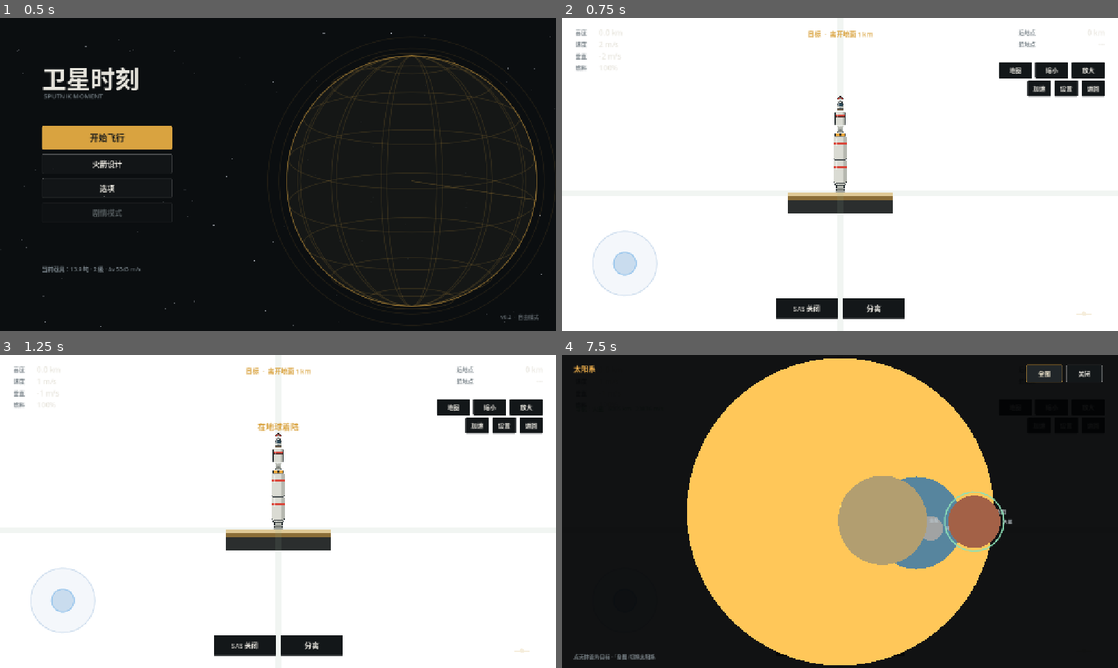
Above: before the commit, frames 1-4 (two rows, left to right).
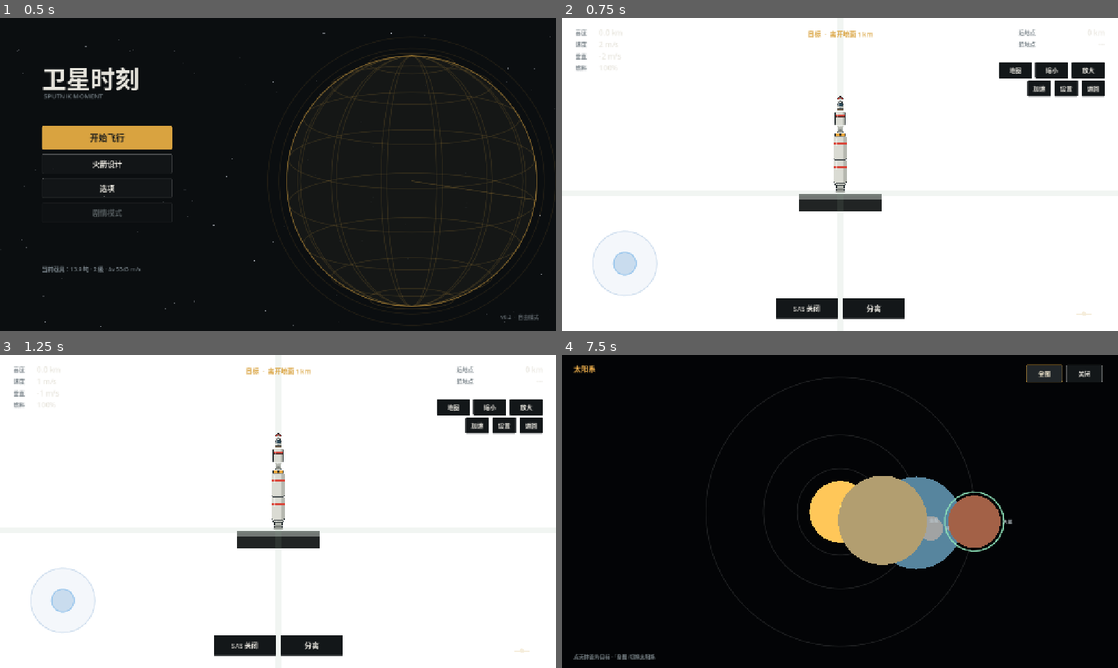
Above: after the commit, the same moments.

Repository: JeanWenzelCN/SputnikMoment
Game: Godot game, scene res://scenes/Main.tscn
The game is run twice, just before and just after one commit, with the same random seed, the same clock (stepped at 60 frames per second) and the same inputs.
Inputs:
- Up to frame 1 (0.5 s): no input
- Up to frame 2 (0.75 s): click "开始飞行" at 0.5 s
- Up to frame 3 (1.25 s): no input
- Up to frame 4 (7.5 s): click "地图" at 1.25 s; click "缩小" at 2 s; click "放大" at 2.75 s; click "SAS 关闭" at 3.5 s; click "分离" at 4.25 s; click "加速" at 5 s; click "设置" at 5.75 s; click "返回" at 6.5 s; click "全图" at 7.25 s

Frame 1 is identical in both runs. In frame 2, 0.7% of the frame differs, in the area x 40-60%, y 55-63%; in frame 3, 0.9%; in frame 4, 35%, in the area x 22-80%, y 1-100%.

Commit message:
修复白屏：行星着色器过曝+星空底色；太阳尺度重定；地图层级与状态提示

Diff:
--- a/scripts/data/solar.gd
+++ b/scripts/data/solar.gd
@@ -2,9 +2,8 @@
 ## 日心太阳系：太阳在原点，行星绕太阳，月球绕地球。带 SOI 参考系切换。
 
 const BODIES := [
-	{
-		"id": "sun", "name": "太阳", "parent": "",
-		"radius": 2000000.0, "g0": 274.0, "soi": 0.0, "atmo": 0.0,
+{"id": "sun", "name": "太阳", "parent": "",
+		"radius": 400000.0, "g0": 274.0, "soi": 0.0, "atmo": 0.0,
 		"orbit_r": 0.0, "orbit_period": 0.0,
 		"color": Color(1.0, 0.78, 0.35),
 	},
--- a/scripts/flight/flight_view.gd
+++ b/scripts/flight/flight_view.gd
@@ -45,7 +45,7 @@
 
 var objectives: Array = []
 var _orbit_timer := 0.0
-var _soi_timer := 0.0
+var status_timer := 0.0
 
 
 func _ready() -> void:
@@ -109,7 +109,7 @@
 
 	var stars := ColorRect.new()
 	stars.set_anchors_and_offsets_preset(Control.PRESET_FULL_RECT)
-	stars.color = Color(1, 1, 1, 1)
+	stars.color = Color(0.02, 0.025, 0.03, 1.0)
 	stars.mouse_filter = Control.MOUSE_FILTER_IGNORE
 	var mat := ShaderMaterial.new()
 	mat.shader = StarfieldShader
@@ -197,6 +197,11 @@
 	if distance_to_surface() > 1.0:
 		landed = false
 
+	if status_text != "":
+		status_timer -= delta
+		if status_timer <= 0.0:
+			status_text = ""
+
 	vehicle.position = pos
 	vehicle.rotation = rot
 
@@ -338,8 +343,10 @@
 	pos = nrm * floor_r
 	vel -= nrm * radial
 	if radial < -1.0:
+		if not landed:
+			status_text = "在%s着陆" % String(ref["name"])
+			status_timer = 3.0
 		landed = true
-		status_text = "在%s着陆" % String(ref["name"])
 	elif vel.length() < 2.0:
 		landed = true
 
@@ -506,12 +513,12 @@
 		var up: Vector2 = pos.normalized()
 		var right := Vector2(-up.y, up.x)
 		var ebase: Vector2 = up * (float(ref["radius"]) + PAD)
-		var p0: Vector2 = ebase + right * 9.0 - up * 0.5
-		var p1: Vector2 = ebase - right * 9.0 - up * 0.5
-		var p2: Vector2 = ebase - right * 9.0 - up * 3.5
-		var p3: Vector2 = ebase + right * 9.0 - up * 3.5
-		draw_colored_polygon(PackedVector2Array([p0, p1, p2, p3]), Color(0.17, 0.18, 0.18))
-		draw_line(p0, p1, Color(0.85, 0.64, 0.25, 0.55), 1.2)
+		var p0: Vector2 = ebase + right * 7.0 - up * 0.5
+		var p1: Vector2 = ebase - right * 7.0 - up * 0.5
+		var p2: Vector2 = ebase - right * 7.0 - up * 3.0
+		var p3: Vector2 = ebase + right * 7.0 - up * 3.0
+		draw_colored_polygon(PackedVector2Array([p0, p1, p2, p3]), Color(0.13, 0.14, 0.14))
+		draw_line(p0, p1, Color(0.45, 0.47, 0.46), 1.0)
 
 	# 地面网格
 	if altitude() < 3000.0:
--- a/scripts/flight/hud.gd
+++ b/scripts/flight/hud.gd
@@ -159,7 +159,8 @@
 	_map = MapView.new()
 	_map.set_anchors_and_offsets_preset(Control.PRESET_FULL_RECT)
 	_map.visible = false
-	_map.mouse_filter = Control.MOUSE_FILTER_IGNORE
+	_map.mouse_filter = Control.MOUSE_FILTER_STOP
+	_map.z_index = 10
 	add_child(_map)
 
 	_map_buttons = HBoxContainer.new()
@@ -170,6 +171,7 @@
 	_map_buttons.offset_right = -30.0
 	_map_buttons.offset_bottom = 62.0
 	_map_buttons.visible = false
+	_map_buttons.z_index = 11
 	add_child(_map_buttons)
 
 	var full := _tap("全图", _on_full_map, 84, 40)
--- a/scripts/flight/map_view.gd
+++ b/scripts/flight/map_view.gd
@@ -37,7 +37,7 @@
 
 
 func _draw() -> void:
-	draw_rect(Rect2(Vector2.ZERO, size), Color(0.008, 0.012, 0.016, 0.94), true)
+	draw_rect(Rect2(Vector2.ZERO, size), Color(0.012, 0.018, 0.024, 1.0), true)
 	_marks.clear()
 	if view == null:
 		return
--- a/shaders/planet.gdshader
+++ b/shaders/planet.gdshader
@@ -1,9 +1,9 @@
 shader_type canvas_item;
 render_mode blend_mix;
 
-uniform vec3 ocean_color : source_color = vec3(0.043, 0.075, 0.086);
-uniform vec3 land_color : source_color = vec3(0.325, 0.298, 0.216);
-uniform vec3 highland_color : source_color = vec3(0.443, 0.412, 0.310);
+uniform vec3 ocean_color : source_color = vec3(0.020, 0.050, 0.080);
+uniform vec3 land_color : source_color = vec3(0.225, 0.215, 0.165);
+uniform vec3 highland_color : source_color = vec3(0.340, 0.320, 0.255);
 uniform vec3 ice_color : source_color = vec3(0.780, 0.800, 0.790);
 uniform vec3 atmo_color : source_color = vec3(0.350, 0.600, 0.720);
 uniform vec3 surface_tint : source_color = vec3(1.0, 1.0, 1.0);
@@ -86,7 +86,8 @@
 
 		float grain = hash31(vec3(uv * 640.0, 3.0)) - 0.5;
 		col *= 1.0 + grain * 0.045;
-		col = mix(col, col * surface_tint * 1.9, 0.88);
+		col = col * (surface_tint * 1.9 + 0.12);
+		col = min(col, vec3(0.94));
 
 		COLOR = vec4(col, 1.0);
 	}
